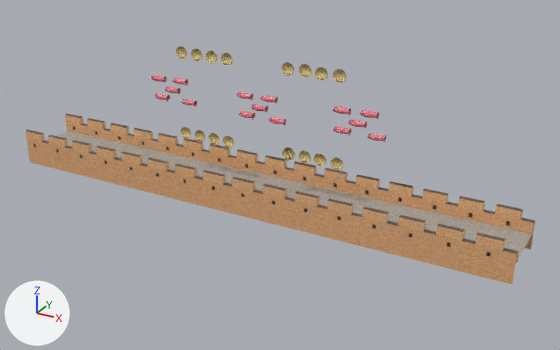
Renders of the Blender file LevelDesign/Level3.blend from each side of a commit.
Rendered twice from a camera (50 mm lens) standing at (75.5, -71.9, 38.0) and looking at (33.4, 4.6, -0.2). Lighting does not change. The marker at lower left points along +X, +Y and +Z.

In view in the first picture: 'aquilone', 'aquilone.001', 'aquilone.002', 'moneta', 'moneta.001', 'moneta.002', 'moneta.003', 'moneta.004', 'moneta.005', 'moneta.006', 'moneta.007', 'moneta.008', 'moneta.009', 'moneta.010', 'moneta.011', 'moneta.012', 'moneta.014', 'moneta.015', 'moneta.016', 'muro'.
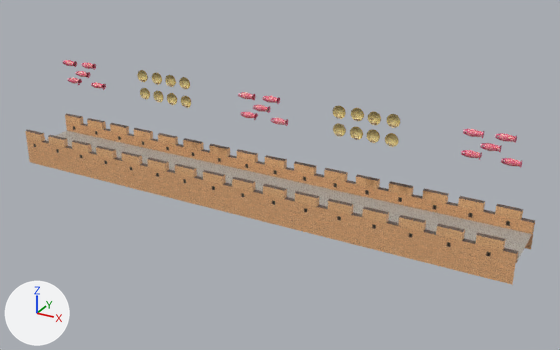
Pixel boxes [x1, y1, x2, y2] of what changed, in the pictures (560 x 350 px):
'aquilone.002', moved
    before: [332, 107, 386, 142]
    after: [461, 129, 522, 168]
'aquilone.001', moved
    before: [151, 75, 197, 107]
    after: [63, 60, 106, 90]
'aquilone', moved
    before: [236, 92, 286, 125]
    after: [238, 92, 288, 126]
'moneta.016', moved
    before: [333, 69, 346, 83]
    after: [387, 114, 400, 128]
'moneta.015', moved
    before: [315, 67, 328, 81]
    after: [368, 111, 381, 125]
'moneta.011', moved
    before: [331, 157, 343, 170]
    after: [385, 133, 399, 147]
'moneta.004', moved
    before: [299, 64, 311, 77]
    after: [351, 108, 364, 121]
'moneta.005', moved
    before: [282, 62, 294, 76]
    after: [333, 105, 346, 119]
'moneta.012', moved
    before: [314, 154, 326, 166]
    after: [367, 129, 380, 143]
'moneta.001', moved
    before: [299, 151, 311, 163]
    after: [350, 127, 363, 140]
'moneta.003', moved
    before: [221, 53, 232, 66]
    after: [179, 77, 190, 89]
'moneta.008', moved
    before: [206, 51, 217, 64]
    after: [165, 75, 176, 87]
'moneta.014', moved
    before: [191, 48, 202, 61]
    after: [152, 73, 162, 85]
'moneta.009', moved
    before: [176, 46, 187, 59]
    after: [137, 70, 148, 82]
'moneta.010', moved
    before: [223, 136, 234, 148]
    after: [181, 96, 191, 108]
'moneta.002', moved
    before: [209, 133, 219, 145]
    after: [167, 93, 177, 105]
'moneta', moved
    before: [195, 130, 205, 142]
    after: [153, 91, 164, 102]
'moneta.006', moved
    before: [181, 127, 191, 138]
    after: [140, 88, 150, 99]
'moneta.013', moved
    before: [283, 147, 295, 160]
    after: [333, 123, 346, 137]
'moneta.007', deleted
    before: [282, 149, 294, 161]

What changed in the scene script:
```text
Change ob_moneta_016:
    ob_moneta_016.location: (42.12, 0.0, 14.0) -> (48.36, 0.0, 10.1)
Change ob_moneta_015:
    ob_moneta_015.location: (40.0, 0.0, 13.91) -> (46.24, 0.0, 10.01)
Change ob_aquilone_002:
    ob_aquilone_002.location: (42.25, 0.0, 8.07) -> (56.47, 0.0, 8.07)
Change ob_aquilone_001:
    ob_aquilone_001.location: (18.12, 0.0, 8.12) -> (4.04, 0.0, 8.12)
Change ob_moneta_014:
    ob_moneta_014.location: (24.11, 0.0, 13.94) -> (18.15, 0.0, 10.27)
Change ob_moneta_013:
    ob_moneta_013.location: (36.16, 0.0, 4.07) -> (42.31, 0.0, 8.02)
Change ob_moneta_012:
    ob_moneta_012.location: (40.07, 0.0, 4.07) -> (46.21, 0.0, 8.02)
Change ob_moneta_011:
    ob_moneta_011.location: (42.15, 0.0, 4.03) -> (48.29, 0.0, 7.97)
Change ob_moneta_010:
    ob_moneta_010.location: (28.09, 0.0, 3.98) -> (22.26, 0.0, 8.02)
Change ob_moneta_009:
    ob_moneta_009.location: (21.96, 0.0, 13.94) -> (16.0, 0.0, 10.27)
Change ob_moneta_008:
    ob_moneta_008.location: (26.13, 0.0, 13.94) -> (20.16, 0.0, 10.27)
Remove ob_moneta_007:
    ob_moneta_007 = bpy.data.objects.new('moneta.007', me_circle_009)
    ob_moneta_007.location = (36.08, 0.0, 3.94)
    ob_moneta_007.rotation_euler = (1.571, -2.989, 0.0)  # degrees (90, -171, 0)
    ob_moneta_007.scale = (0.739, 0.739, 0.739)
Change ob_moneta_006:
    ob_moneta_006.location: (22.0, 0.0, 4.04) -> (16.18, 0.0, 8.08)
Change ob_moneta_005:
    ob_moneta_005.location: (35.97, 0.0, 13.91) -> (42.2, 0.0, 10.01)
Change ob_moneta_004:
    ob_moneta_004.location: (38.08, 0.0, 14.0) -> (44.32, 0.0, 10.1)
Change ob_moneta_003:
    ob_moneta_003.location: (28.17, 0.0, 13.95) -> (22.21, 0.0, 10.28)
Change ob_moneta_002:
    ob_moneta_002.location: (26.06, 0.0, 3.98) -> (20.23, 0.0, 8.02)
Change ob_moneta_001:
    ob_moneta_001.location: (38.16, 0.0, 4.05) -> (44.31, 0.0, 8.0)
Change ob_moneta:
    ob_moneta.location: (24.05, 0.0, 3.98) -> (18.22, 0.0, 8.02)
Change ob_aquilone:
    ob_aquilone.location: (30.18, 0.0, 7.84) -> (30.46, 0.0, 7.84)
```
